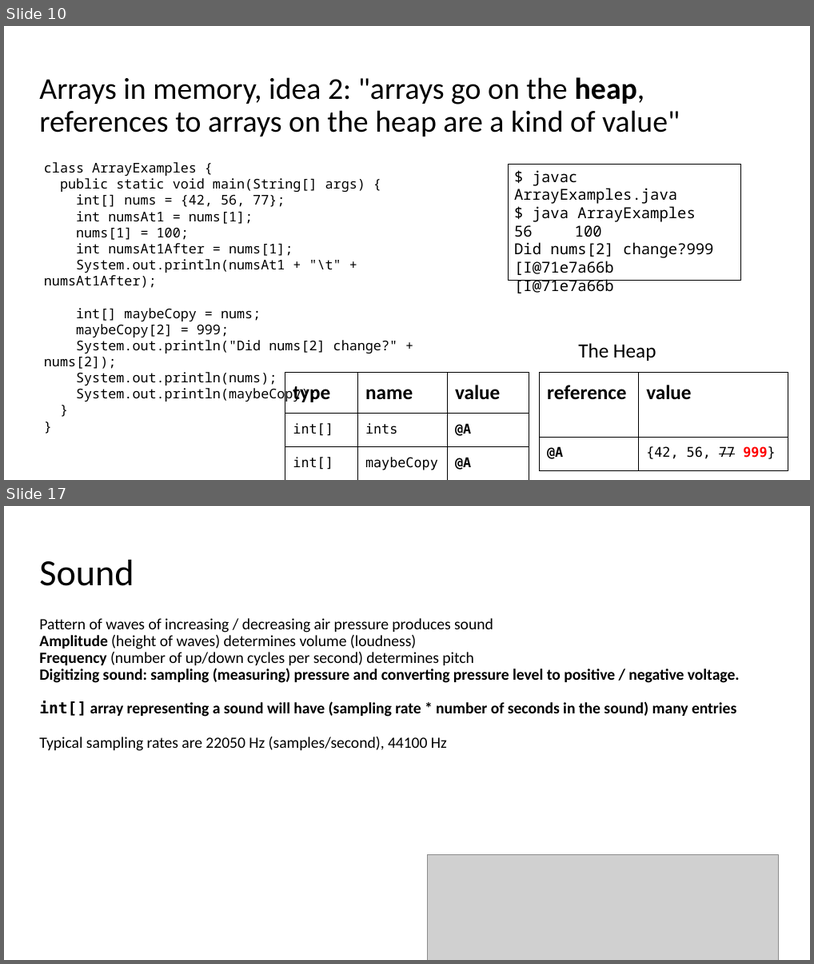
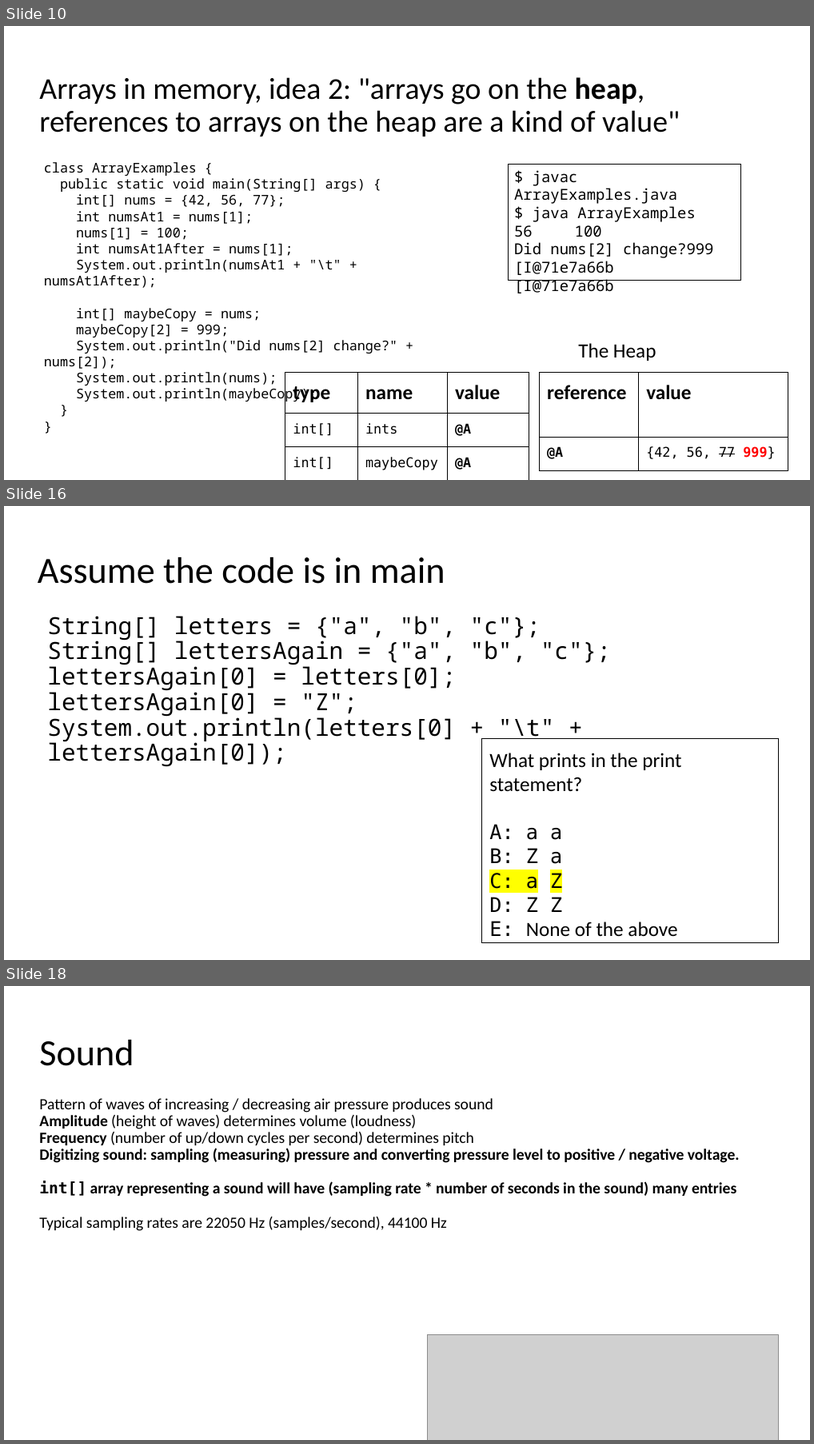
Before and after one commit to catherinefxia/ucsd-cse8a-w20.github.io, a slide deck: lectures/CSE8AW20-02-06-Lec10-Arrays-All-Day/CSE8AW20-02-06-Lec10-Java-Arrays-All-Day-Slides.pptx. Shown one above the other, each under a label of ours: slides 10 and 17 before the commit, slides 10, 16 and 18 after it; the slides between them are not shown. The pictures are 814x964 and 814x1444 pixels, drawn with LibreOffice and Linux fonts; fonts in the diff are those of the drawing; grey boxes stand for pictures. Boxes give left, top, right and bottom in pixels: in the first picture for what was removed or moved away, otherwise in the second. Text is boxed around its words. In the diff, an @@ line names an element or a change of style, - is before the commit and + after.

```diff
--- a/lectures/CSE8AW20-02-06-Lec10-Arrays-All-Day/CSE8AW20-02-06-Lec10-Java-Arrays-All-Day-Slides.pptx
+++ b/lectures/CSE8AW20-02-06-Lec10-Arrays-All-Day/CSE8AW20-02-06-Lec10-Java-Arrays-All-Day-Slides.pptx
@@ slide 16 added at box(4, 506, 810, 960), background #FFFFFF @@
@@ title added at box(38, 557, 446, 584), 44 pt, text #000000 @@
+Assume the code is in main
@@ text added at box(47, 616, 611, 767), 28 pt, text #000000 @@
+String[] letters = {"a", "b", "c"};
+String[] lettersAgain = {"a", "b", "c"};
+lettersAgain[0] = letters[0];
+lettersAgain[0] = "Z";
+System.out.println(letters[0] + "\t" + lettersAgain[0]);
@@ rectangle added at box(482, 739, 779, 943), outline #000000 0.75 pt, 24 pt, text #000000 @@
+What prints in the print statement?
+A: a a
+B: Z a
+C: a Z
+D: Z Z
+E: None of the above
@@ what was slide 17 is now slide 18 @@
```
Also in this commit, not shown: 12 slides changed, 5 other files.
